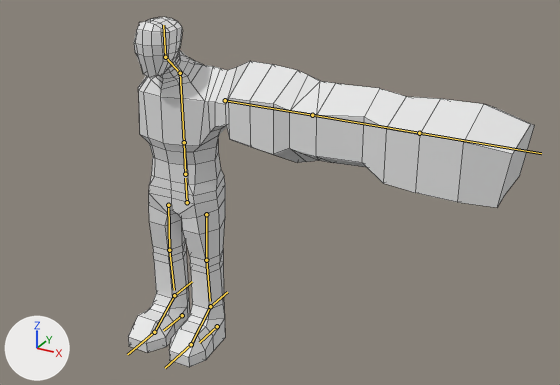
Before and after pictures for a commit that changed the FBX model Assets/Entities/Enemies/Charger Enemy/Enemy_Charge02.fbx.
The view is the same before and after, from a camera (50 mm lens) standing at (8.24, -11.23, 9.12) and looking at (2.04, 0.05, 3.48). Lighting does not change. The marker at lower left points along +X, +Y and +Z. The older version comes first. Both versions are drawn at frame 9 of the action 'Armature|Run'; the numbers are the values there. The bones that change, and the others that lie on the model, are drawn over the model as lines. Mesh edges are drawn as thin lines.
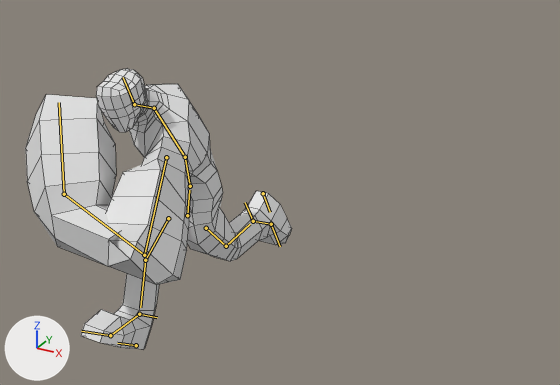
Pixel boxes [x1, y1, x2, y2] of what changed, in the pictures (560 x 385 px):
'Cube', posed (35% narrower, 19% shorter): before [128, 17, 535, 367]; after [26, 68, 292, 350]
bone 'Pelvis', root to tip: before (187, 202) to (185, 178); after (187, 215) to (189, 190)
bone 'Torso', root to tip: before (185, 174) to (184, 142); after (190, 186) to (185, 157)
bone 'Chest', root to tip: before (184, 142) to (180, 72); after (185, 157) to (153, 107)
bone 'Neck', root to tip: before (180, 73) to (165, 57); after (154, 108) to (134, 104)
bone 'Head', root to tip: before (165, 57) to (163, 25); after (134, 104) to (123, 77)
bone 'UpperArm', root to tip: before (225, 100) to (312, 115); after (166, 157) to (144, 255)
bone 'LowerArm', root to tip: before (312, 115) to (419, 133); after (144, 255) to (64, 194)
bone 'Hand', root to tip: before (419, 133) to (541, 153); after (64, 194) to (59, 102)
bone 'UpperLeg.L', root to tip: before (206, 214) to (206, 260); after (206, 228) to (226, 246)
bone 'LowerLeg.L', root to tip: before (206, 260) to (210, 301); after (226, 246) to (250, 224)
bone 'UpperLeg.R', root to tip: before (168, 205) to (169, 250); after (168, 218) to (145, 260)
bone 'LowerLeg.R', root to tip: before (169, 250) to (174, 290); after (145, 260) to (140, 307)
bone 'LegIKController.L', root to tip: before (217, 326) to (199, 342); after (263, 193) to (270, 212)
bone 'LegIKController.R', root to tip: before (182, 315) to (163, 330); after (136, 345) to (117, 343)

The edits, one by one:
Bone 'Pelvis' (bone_pelvis) moves from (0.0, 0.0, 0.0) to (0.0, -0.28, 0.0).
Bone 'Pelvis' (bone_pelvis) turns from (0, 0, 0) to (-12, 0, 0) degrees about its own x, y and z.
Bone 'Torso' (bone_torso) turns from (0, 0, 0) to (23, -22, -9) degrees about its own x, y and z.
Bone 'Chest' (bone_chest) turns from (0, 0, 0) to (24, -28, -16) degrees about its own x, y and z.
Bone 'Neck' (bone_neck) turns from (0, 0, 0) to (-21, 8, -38) degrees about its own x, y and z.
Bone 'Head' (bone_head) turns from (0, 0, 0) to (2, 16, 21) degrees about its own x, y and z.
Bone 'UpperArm' (bone_upperarm) turns from (0, 0, 0) to (27, -12, -27) degrees about its own x, y and z.
Bone 'LowerArm' (bone_lowerarm) turns from (0, 0, 0) to (95, 28, -67) degrees about its own x, y and z.
Bone 'Hand' (bone_hand) turns from (0, 0, 0) to (10, 2, -41) degrees about its own x, y and z.
Bone 'UpperLeg.L' (bone_upperleg_l) turns from (0, 0, 0) to (0, 0, 59) degrees about its own x, y and z.
Bone 'LowerLeg.L' (bone_lowerleg_l) turns from (0, 0, 0) to (0, 0, 44) degrees about its own x, y and z.
Bone 'UpperLeg.R' (bone_upperleg_r) turns from (0, 0, 0) to (0, 0, 40) degrees about its own x, y and z.
Bone 'LowerLeg.R' (bone_lowerleg_r) turns from (0, 0, 0) to (0, 0, -32) degrees about its own x, y and z.
Bone 'LegIKController.L' (bone_legikcontroller_l) moves from (0.0, 0.0, 0.0) to (2.29, -1.96, 0.0).
Bone 'LegIKController.L' (bone_legikcontroller_l) turns from (0, 0, 0) to (0, 0, 119) degrees about its own x, y and z.
Bone 'LegIKController.R' (bone_legikcontroller_r) moves from (0.0, 0.0, 0.0) to (-0.17, 1.53, 0.0).
Bone 'LegIKController.R' (bone_legikcontroller_r) turns from (0, 0, 0) to (0, 0, 36) degrees about its own x, y and z.
